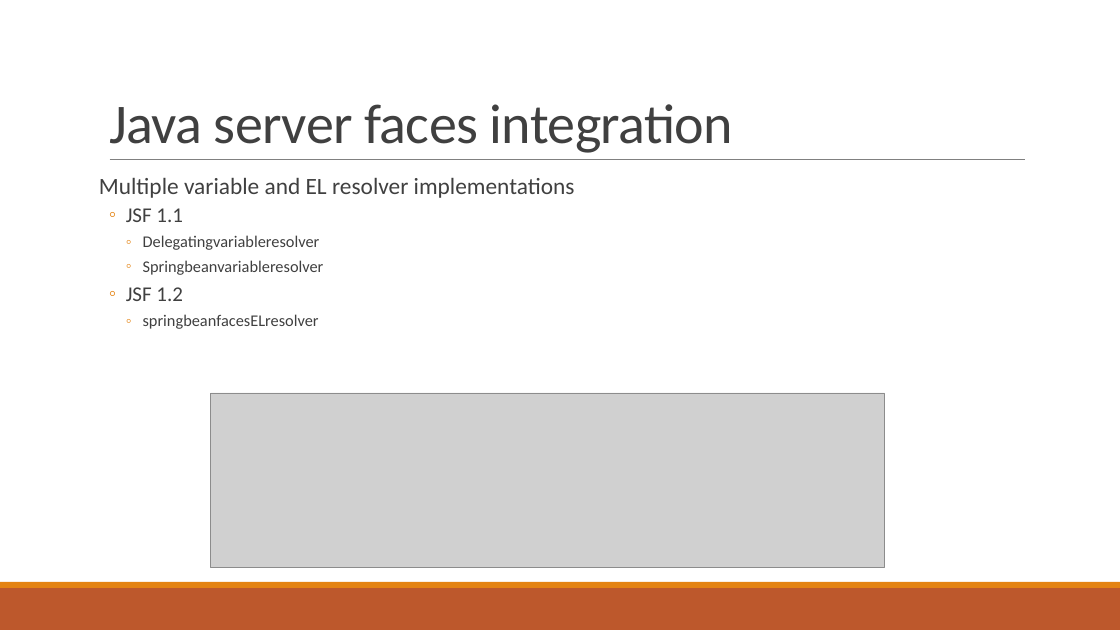
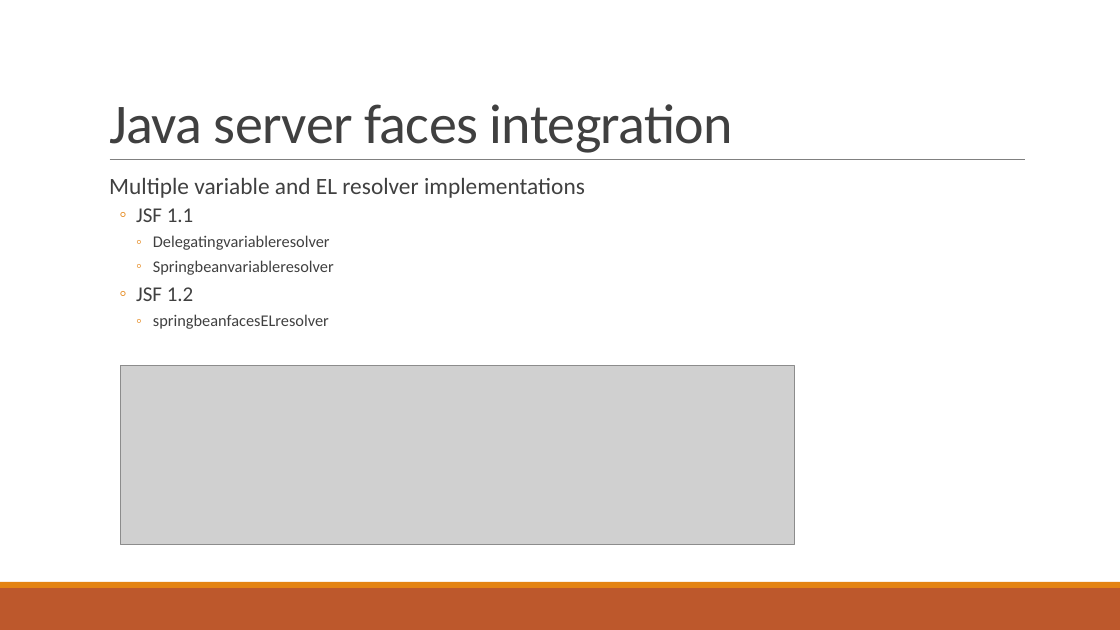
Before and after one commit to haminh10/JAVA_course_Spring_Hibernate_JPA, a slide deck: slide 37 of course/spring_lecture2.pptx. Drawn at 1120x630 pixels with LibreOffice and Linux fonts; fonts in the diff are those of the drawing; grey boxes stand for pictures. Boxes give left, top, right and bottom in pixels: in the first picture for what was removed or moved away, otherwise in the second. Text is boxed around its words. In the diff, an @@ line names an element or a change of style, - is before the commit and + after.

Commit message:
spring course v2.1

```diff
--- a/course/spring_lecture2.pptx
+++ b/course/spring_lecture2.pptx
@@ text "Multiple variable and EL resolver ...": place and size @@
-text "Multiple variable and EL resolver ..." at [99, 178, 575, 329]
+text "Multiple variable and EL resolver ..." at [109, 178, 585, 329]
@@ picture: place and size @@
-picture at [211, 393, 885, 567]
+picture at [120, 365, 794, 545]
```
Also in this commit, not shown: 27 other slides changed, 8 other files.
